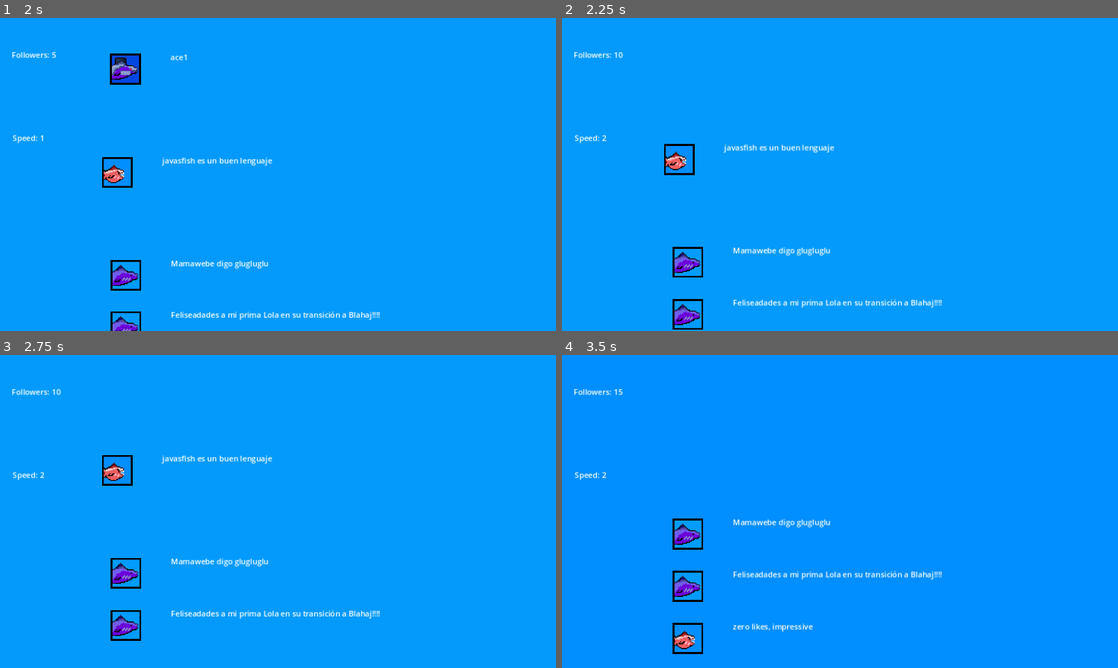
Above: before the commit, frames 1-4 (two rows, left to right).
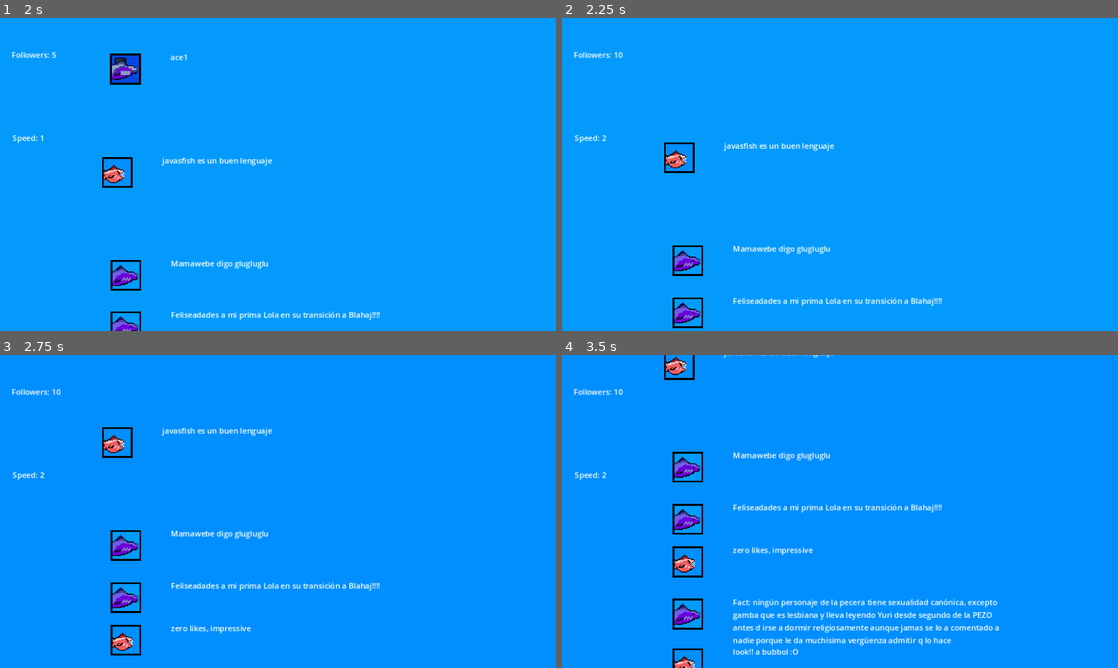
Above: after the commit, the same moments.

Repository: SuperchupuDev/fishtwt
Game: Godot game, scene res://main.tscn
Same seed, same stepped clock (60 frames per second), same inputs: the game is played once before the commit and once after it.
Inputs (mouse positions are in pixels of both pictures, inside the frame that each line leads up to):
- Up to frame 1 (2 s): move the mouse to (278, 111) at 0.52 s; click (278, 111) at 0.67 s; move the mouse to (272, 168) at 1.27 s; click (272, 168) at 1.42 s
- Up to frame 2 (2.25 s): move the mouse to (840, 74) at 2.02 s; click (840, 74) at 2.17 s
- Up to frame 3 (2.75 s): no input
- Up to frame 4 (3.5 s): move the mouse to (828, 473) at 2.77 s; click (828, 473) at 2.92 s

Frame 1 is identical in both runs. In frame 2, 2.0% of the frame differs, in the area x 18-69%, y 39-100%; in frame 3, 3.9%; in frame 4, 6.4%, in the area x 10-79%, y 0-100%.

Commit message:
speed changes velocity

Diff:
--- a/enemyplaceholder.gd
+++ b/enemyplaceholder.gd
@@ -71,7 +71,7 @@
 
 # Called every frame. 'delta' is the elapsed time since the previous frame.
 func _process(_delta: float) -> void:
-	pass
+	linear_velocity = Vector2(0, -108) * Global.speed
 
 func _input_event(_viewport, event: InputEvent, _shape_idx):
 	if  event is InputEventMouseButton and event.pressed and event.button_index == MOUSE_BUTTON_LEFT:
--- a/manager.gd
+++ b/manager.gd
@@ -37,6 +37,6 @@
 	get_node("Label").text = "Followers: " + str(Global.points)
 	get_node("Label2").text = "Speed: " + str(Global.speed)
 	t += delta
-	if t >= 1.0:
-		t -= 1.0
+	if t >= 1.0 / Global.speed:
+		t -= 1.0 / Global.speed
 		SpawnObject()
